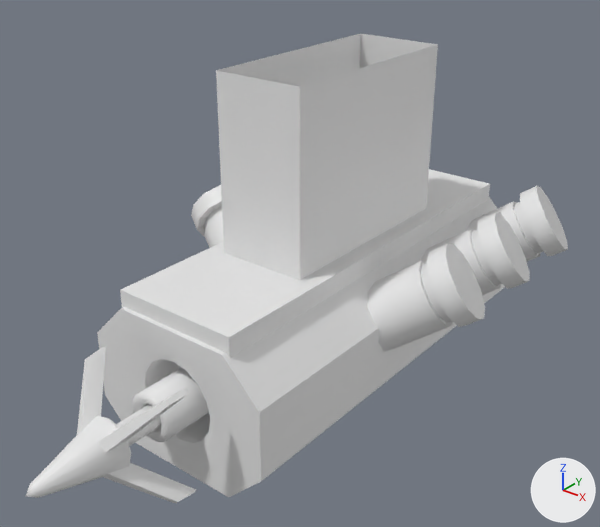
The FBX model Assets/Art/Models/Modules/Complementaries/Hook.FBX, before and after one commit.
Before and after are seen from a 50 mm lens placed at (0.308, -0.421, 0.106), pointed at (0.01, -0.049, -0.125). Arrows for +X, +Y and +Z are at lower right; the lights stay in place. Where no turn or scale is listed for an object, it has been applied to the vertices.
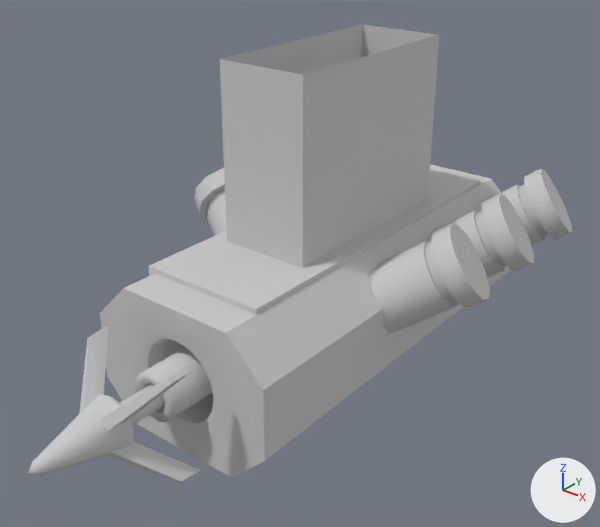
Edits to the bpy script that builds the scene:
```text
Change me_mesh_007:
    where me_mesh_007.from_pydata(...)  # 16 vertices, 13 faces; spans x -1.7..1.7, y -2.54..2.54, z -5.8..5.8
    used by ob_agarre_complementario001; location = (0.0006, -0.0033, -0.0675); rotation_euler = (1.571, 0.0, 3.142), in degrees (90, 0, 180); scale = (0.0254, 0.0254, 0.0254)
    me_mesh_007 part 1
    me_mesh_007.vertices[0].co: (-1.7, -2.54, -5.8) -> (1.7, -5.06, -2.54)  # pixel (229, 358) -> not seen
    me_mesh_007.vertices[1].co: (1.7, -2.54, -5.8) -> (-1.7, -5.06, -2.54)
    me_mesh_007.vertices[2].co: (-1.7, -2.03, -5.8) -> (1.7, -5.06, -2.03)  # pixel (228, 337) -> pixel (256, 309)
    me_mesh_007.vertices[3].co: (1.7, -2.03, -5.8) -> (-1.7, -5.06, -2.03)  # pixel (120, 289) -> pixel (148, 265)
    me_mesh_007.vertices[4].co: (-1.7, -2.54, 5.8) -> (1.7, 5.06, -2.54)  # pixel (488, 199) -> not seen
    me_mesh_007.vertices[5].co: (1.7, -2.54, 5.8) -> (-1.7, 5.06, -2.54)
    me_mesh_007.vertices[6].co: (-1.7, -2.03, 5.8) -> (1.7, 5.06, -2.03)  # pixel (490, 183) -> pixel (479, 181)
    me_mesh_007.vertices[7].co: (1.7, -2.03, 5.8) -> (-1.7, 5.06, -2.03)
    me_mesh_007.vertices[8].co: (1.22, -2.03, -2.86) -> (-1.22, -2.86, -2.03)  # pixel (224, 252) -> pixel (227, 241)
    me_mesh_007.vertices[9].co: (-1.22, -2.03, -2.86) -> (1.22, -2.86, -2.03)  # pixel (299, 280) -> pixel (302, 267)
    me_mesh_007.vertices[10].co: (-1.22, -2.03, 2.86) -> (1.22, 2.86, -2.03)  # pixel (426, 208) -> pixel (427, 198)
    me_mesh_007.vertices[11].co: (1.22, -2.03, 2.86) -> (-1.22, 2.86, -2.03)
    me_mesh_007.vertices[12].co: (1.22, 2.54, -2.86) -> (-1.22, -2.86, 2.54)  # pixel (216, 70) -> pixel (219, 59)
    me_mesh_007.vertices[13].co: (-1.22, 2.54, -2.86) -> (1.22, -2.86, 2.54)  # pixel (299, 86) -> pixel (302, 74)
    me_mesh_007.vertices[14].co: (-1.22, 2.54, 2.86) -> (1.22, 2.86, 2.54)  # pixel (437, 44) -> pixel (439, 34)
    me_mesh_007.vertices[15].co: (1.22, 2.54, 2.86) -> (-1.22, 2.86, 2.54)  # pixel (360, 33) -> pixel (362, 24)
    add me_mesh_007.materials.append(mat_agarre)  # light grey #cacaca
Remove ob_cylinder057:
    ob_cylinder057 = bpy.data.objects.new('Cylinder057', me_mesh_004)
Remove ob_cylinder054:
    ob_cylinder054 = bpy.data.objects.new('Cylinder054', me_mesh_001)
Remove ob_cylinder058:
    ob_cylinder058 = bpy.data.objects.new('Cylinder058', me_mesh_005)
Change ob_agarre_complementario001:
    ob_agarre_complementario001.rotation_euler: (1.571, 0.0, 3.142) -> (0.0, 0.0, 0.0)  # degrees (90, 0, 180) -> degrees (0, 0, 0)
    ob_agarre_complementario001.location: (0.0006, -0.0033, -0.0675) -> (-0.0023, 0.0029, -0.0625)
Remove ob_box112:
    ob_box112 = bpy.data.objects.new('Box112', me_mesh)
Remove ob_cylinder056:
    ob_cylinder056 = bpy.data.objects.new('Cylinder056', me_mesh_003)
Remove ob_cylinder059:
    ob_cylinder059 = bpy.data.objects.new('Cylinder059', me_mesh_006)
Remove ob_cylinder055:
    ob_cylinder055 = bpy.data.objects.new('Cylinder055', me_mesh_002)
Add ob_arpon:
    ob_arpon = bpy.data.objects.new('arpon', me_mesh_001_1)  # 981 vertices, 976 faces; spans x -0.118..0.118, y -0.252..0.155, z -0.053..0.072; in mat_arpon (light grey #cacaca)
    ob_arpon.location = (0.0007, 0.0, -0.1656)
```

Where the change shows, as pixel boxes (x1, y1, x2, y2) in the pictures (600 x 527 px):
'arpon', added
    after: (28, 164, 572, 483)
'agarre complementario001', recoloured, reshaped, moved, turned
    before: (120, 34, 490, 358)
    after: (149, 24, 480, 314)
'Box112', deleted
    before: (97, 197, 505, 497)
'Cylinder055', deleted
    before: (26, 347, 196, 503)
'Cylinder056', deleted
    before: (368, 244, 485, 352)
'Cylinder057', deleted
    before: (421, 212, 530, 295)
'Cylinder058', deleted
    before: (467, 186, 568, 262)
'Cylinder054', deleted
    before: (132, 368, 209, 442)
'Cylinder059', deleted
    before: (191, 185, 224, 248)
